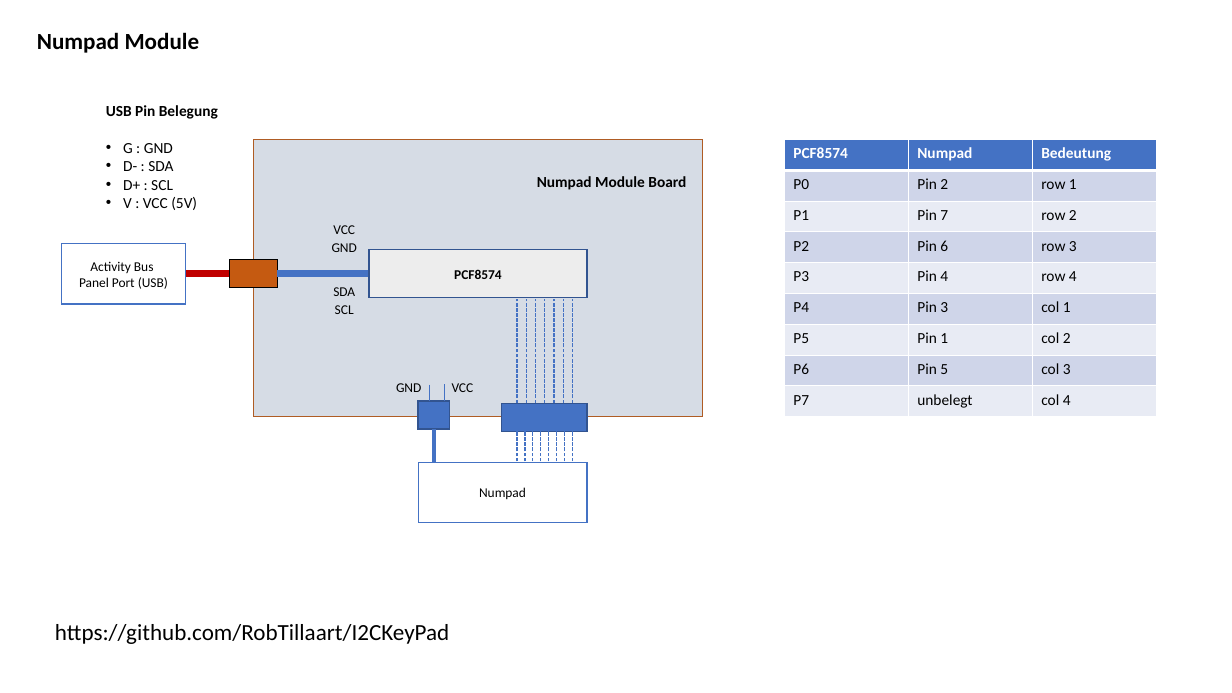
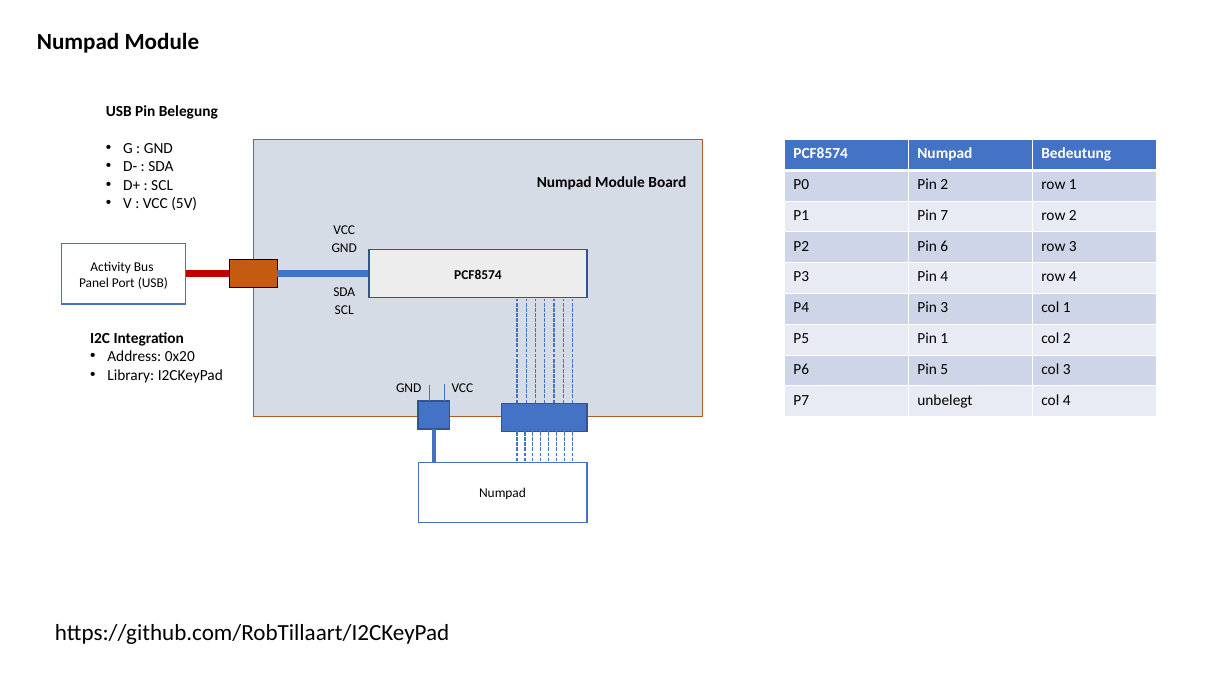
Before and after one commit to jeskes/activityboard, a slide deck: slide 17 of Activityboard.pptx (slide 13 before the commit). Drawn at 1232x693 pixels with LibreOffice and Linux fonts; fonts in the diff are those of the drawing. Boxes give left, top, right and bottom in pixels: in the first picture for what was removed or moved away, otherwise in the second. Text is boxed around its words. In the diff, an @@ line names an element or a change of style, - is before the commit and + after.

Commit message:
add esp32 platform and draft of display module

```diff
--- a/Activityboard.pptx
+++ b/Activityboard.pptx
@@ text added at (90, 332, 223, 383), 12 pt, text #000000 @@
+I2C Integration
+• Address: 0x20
+• Library: I2CKeyPad
```
Also in this commit, not shown: 3 other slides changed, 8 slides added, 4 slides removed, 24 other files.
